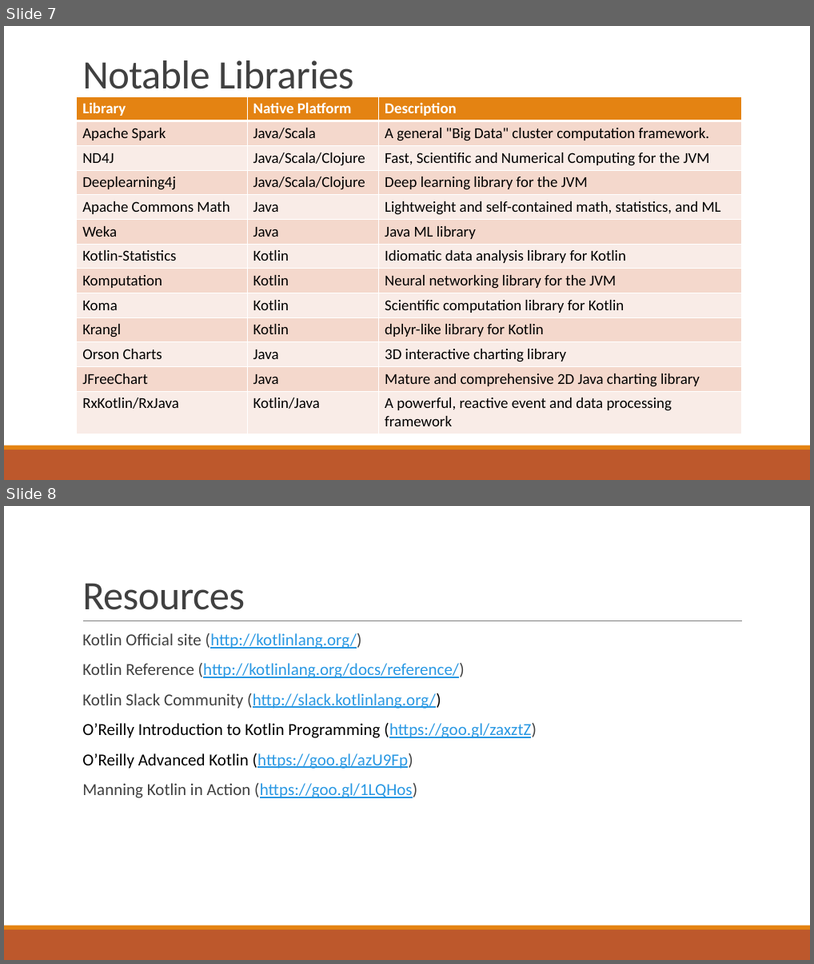
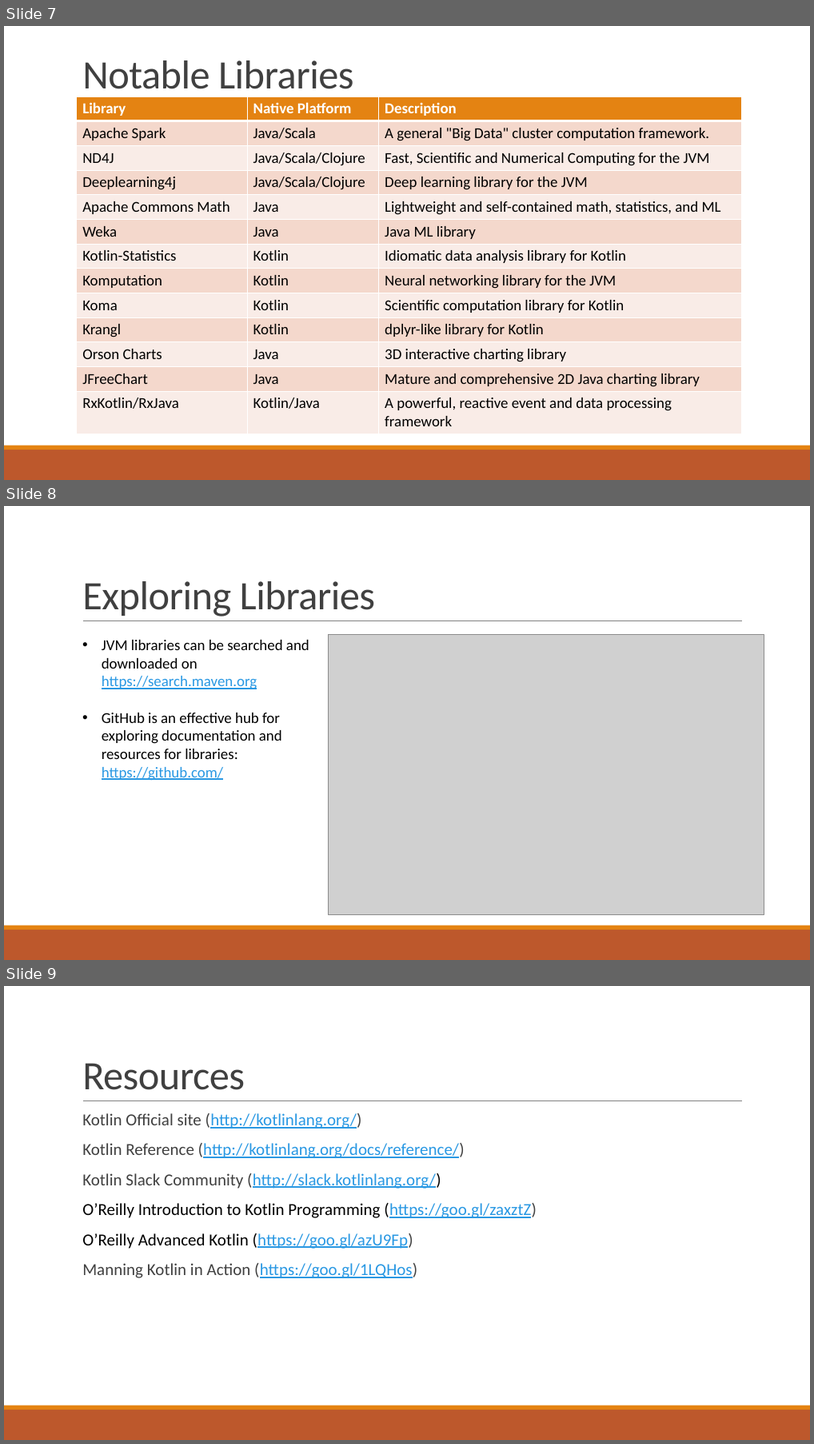
Before and after one commit to thomasnield/oreilly_kotlin_for_data_science, a slide deck: 2. Practical Data Modeling for Production with Kotlin/oreilly_practical_data_modeling_for_production_with_kotlin.pptx. Shown one above the other, each under a label of ours: slides 7 and 8 before the commit, slides 7, 8 and 9 after it. The pictures are 814x964 and 814x1444 pixels, drawn with LibreOffice and Linux fonts; fonts in the diff are those of the drawing; grey boxes stand for pictures. Boxes give left, top, right and bottom in pixels: in the first picture for what was removed or moved away, otherwise in the second. Text is boxed around its words. In the diff, an @@ line names an element or a change of style, - is before the commit and + after.

Commit message:
update ppt 2

```diff
--- a/2. Practical Data Modeling for Production with Kotlin/oreilly_practical_data_modeling_for_production_with_kotlin.pptx
+++ b/2. Practical Data Modeling for Production with Kotlin/oreilly_practical_data_modeling_for_production_with_kotlin.pptx
@@ slide 8 added at [4, 506, 810, 960], background #FFFFFF; not listed: 3 template elements that a slide beside it also shows @@
@@ title added at [82, 581, 376, 616], 48 pt, text #404040 @@
+Exploring Libraries
@@ text added at [102, 640, 310, 780], 18 pt, text #000000 @@
+• JVM libraries can be searched and downloaded on https://search.maven.org
+• GitHub is an effective hub for exploring documentation and resources for libraries: https://github.com/
@@ picture added at [329, 634, 765, 915] @@
@@ what was slide 8 is now slide 9 @@
```
